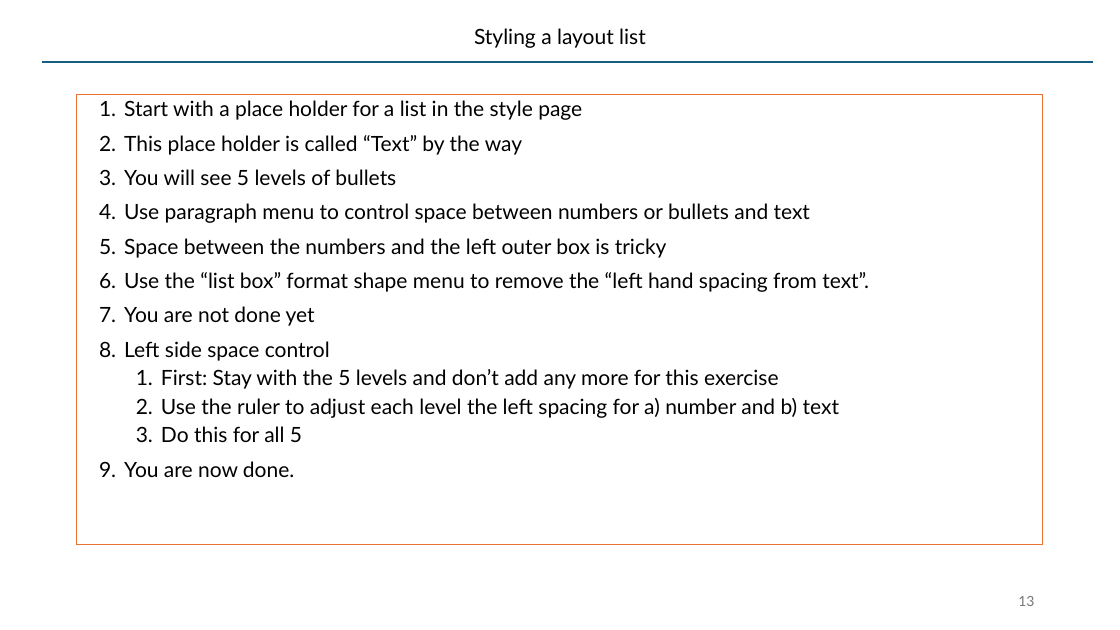
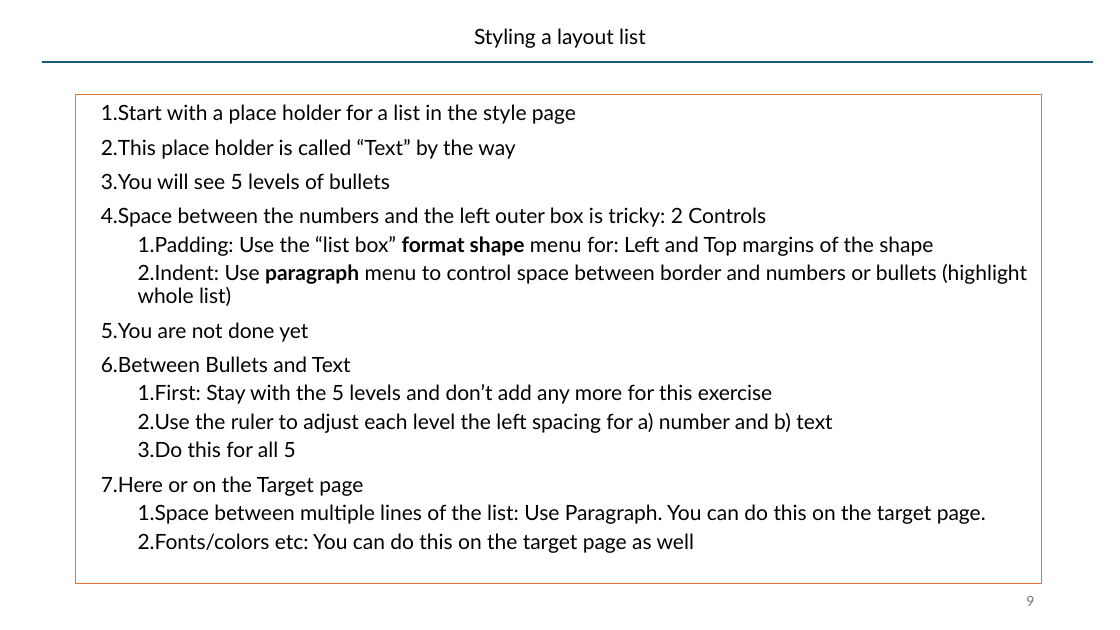
Before and after one commit to SatyaKomatineni/articles-repo, a slide deck: slide 9 of architecture/styling-lists-in-powerpoint.pptx (slide 13 before the commit). Drawn at 1120x630 pixels with LibreOffice and Linux fonts; fonts in the diff are those of the drawing. Boxes give left, top, right and bottom in pixels: in the first picture for what was removed or moved away, otherwise in the second. Text is boxed around its words. In the diff, an @@ line names an element or a change of style, - is before the commit and + after.

Commit message:
clarity to ppt master layouts

```diff
--- a/architecture/styling-lists-in-powerpoint.pptx
+++ b/architecture/styling-lists-in-powerpoint.pptx
@@ text "Start with a place holder ...": place and size @@
-text "Start with a place holder ..." at (77,94,1044,544)
+text "Start with a place holder ..." at (76,94,1042,584)
@@ text at (101,104,832,457): indent changed @@
@@ text at (101,207,1027,306): text changed @@
-4. Use paragraph menu to control space between numbers or bullets and text
-5. Space between the numbers and the left outer box is tricky
-6. Use the “list box” format shape menu to remove the “left hand spacing from text”.
+4. Space between the numbers and the left outer box is tricky: 2 Controls
+  1. Padding: Use the “list box” format shape menu for: Left and Top margins of the shape
+  2. Indent: Use paragraph menu to control space between border and numbers or bullets (highlight whole list)
@@ text at (101,356,351,372): text changed @@
-8. Left side space control
+6. Between Bullets and Text
@@ text at (101,476,986,553): text changed @@
-9. You are now done.
+7. Here or on the Target page
+  1. Space between multiple lines of the list: Use Paragraph. You can do this on the target page.
+  2. Fonts/colors etc: You can do this on the target page as well
@@ page number at (1026,596,1034,606): text changed @@
-13
+9
```
Also in this commit, not shown: 7 other slides changed, 7 slides added.
